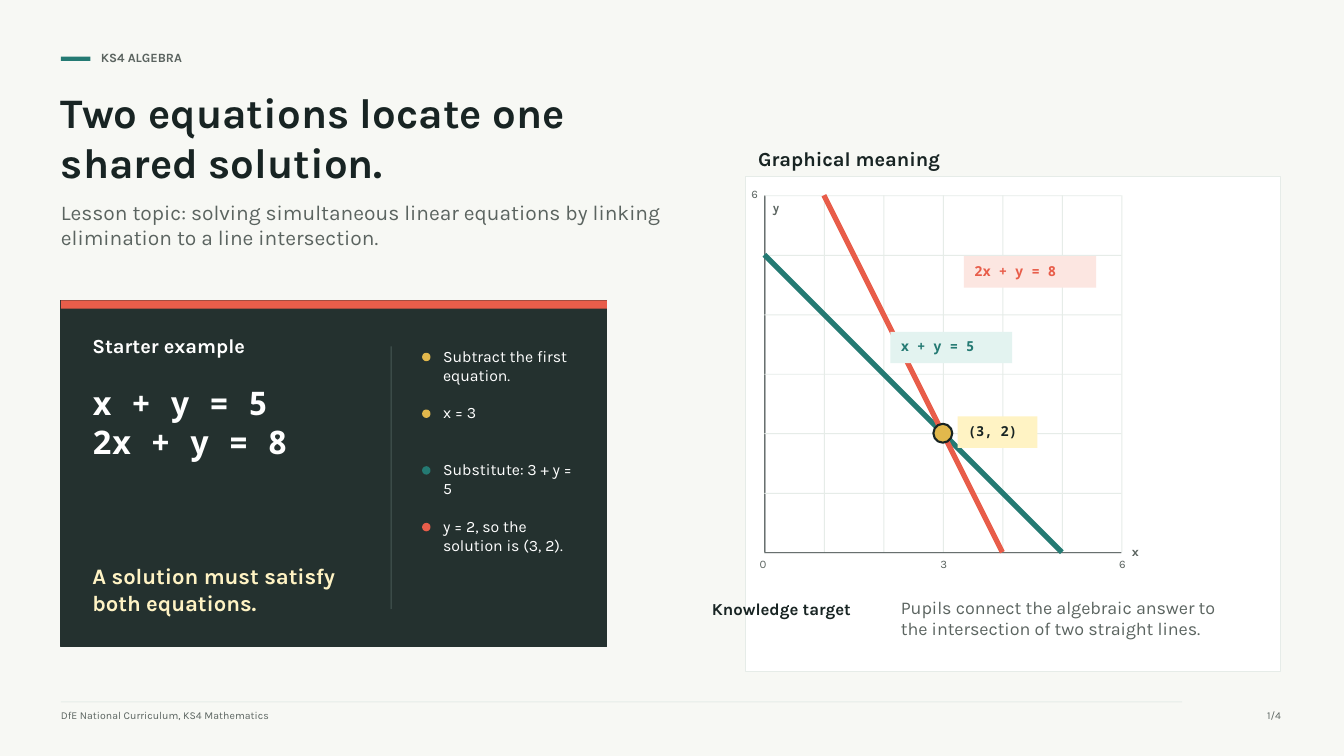
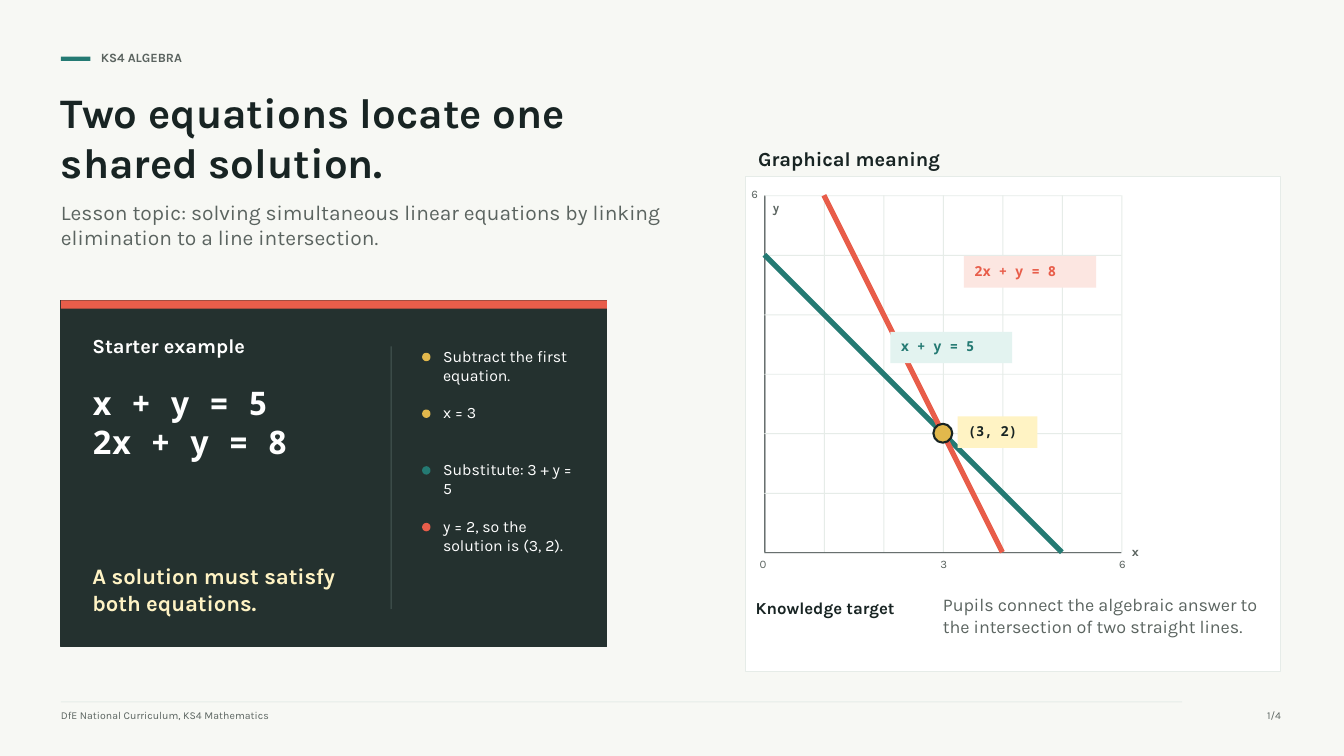
Before and after one commit to hlin863/Demo-Mathematical-App, a slide deck: slide 1 of outputs/manual-20260611-ks4simul/presentations/ks4-simultaneous-equations-lesson/output/ks4-simultaneous-equations-lesson.pptx. Drawn at 1344x756 pixels with LibreOffice and Linux fonts; fonts in the diff are those of the drawing. Boxes give left, top, right and bottom in pixels: in the first picture for what was removed or moved away, otherwise in the second. Text is boxed around its words. In the diff, an @@ line names an element or a change of style, - is before the commit and + after.

Commit message:
Add PDF, update PPTX for KS4 simultaneous lesson
Add generated PDF and update the PowerPoint for the KS4 simultaneous equations lesson outputs. ks4-simultaneous-equations-lesson.pdf was added, the .pptx was replaced/updated (binary change), and the temporary Office lock file (~$ks4-simultaneous-equations-lesson.pptx) was removed. Files are under outputs/manual-20260611-ks4simul/presentations/ks4-simultaneous-equations-lesson/output.

```diff
--- a/outputs/manual-20260611-ks4simul/presentations/ks4-simultaneous-equations-lesson/output/ks4-simultaneous-equations-lesson.pptx
+++ b/outputs/manual-20260611-ks4simul/presentations/ks4-simultaneous-equations-lesson/output/ks4-simultaneous-equations-lesson.pptx
@@ text "Knowledge target": place and size @@
-text "Knowledge target" at (712, 603, 851, 619)
+text "Knowledge target" at (756, 602, 894, 618)
@@ text "Pupils connect the algebraic answer ...": place and size @@
-text "Pupils connect the algebraic answer ..." at (901, 601, 1216, 640)
+text "Pupils connect the algebraic answer ..." at (943, 598, 1258, 638)
```
Also in this commit, not shown: 2 other files.
